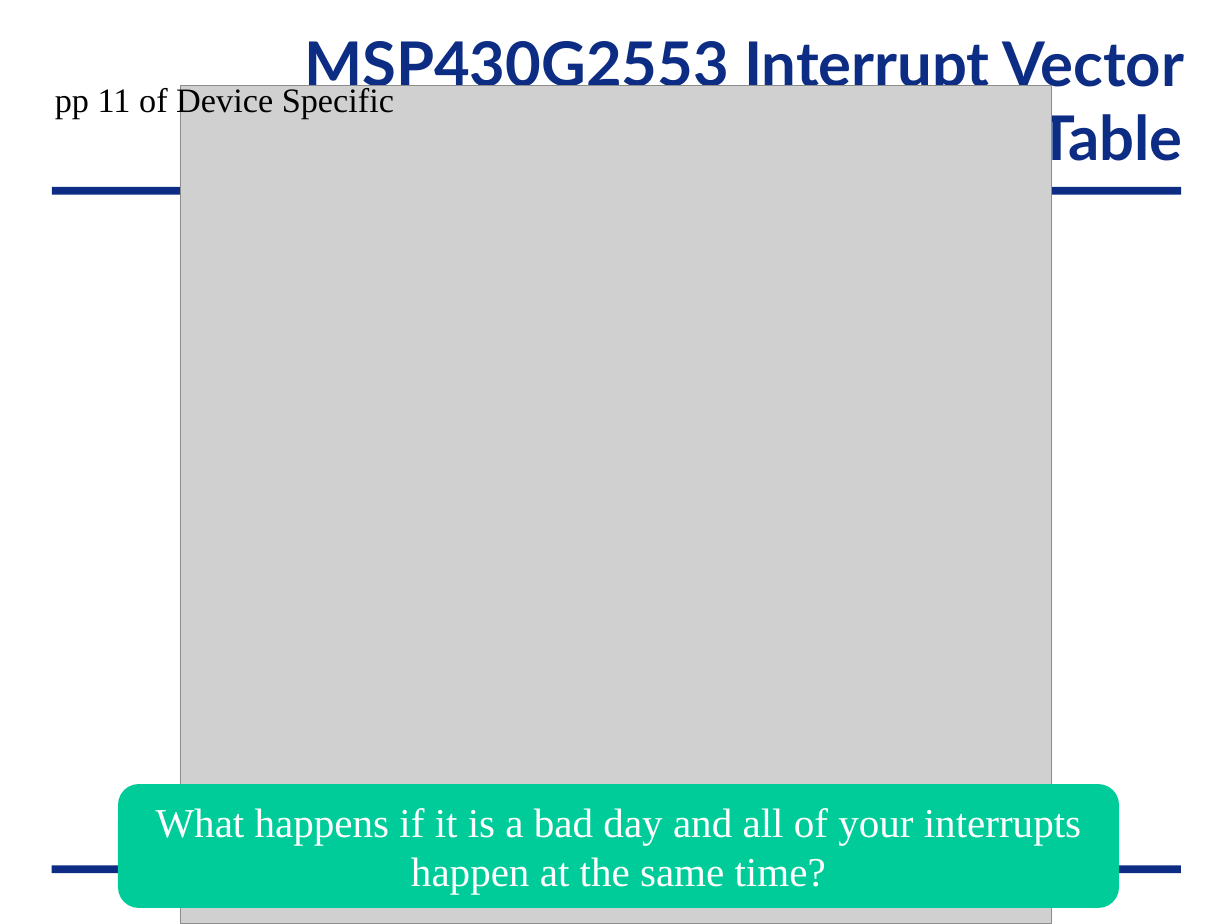
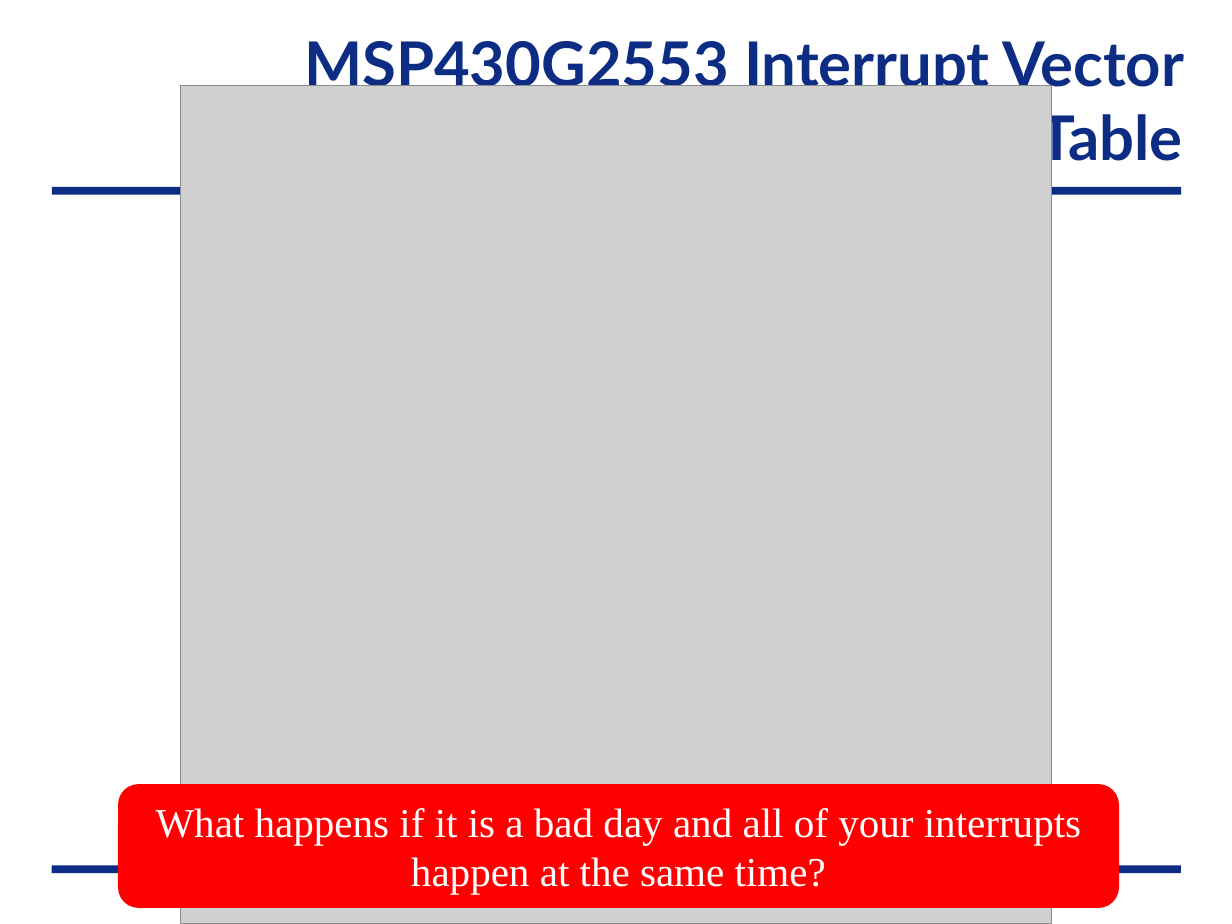
Before and after one commit to MarsUniversity/ECE382, a slide deck: slide 15 of source/lessons/lsn29/Lsn29.pptx. Drawn at 1232x924 pixels with LibreOffice and Linux fonts; fonts in the diff are those of the drawing; grey boxes stand for pictures; background and template pictures are left out. Boxes give left, top, right and bottom in pixels: in the first picture for what was removed or moved away, otherwise in the second. Text is boxed around its words. In the diff, an @@ line names an element or a change of style, - is before the commit and + after.

```diff
--- a/source/lessons/lsn29/Lsn29.pptx
+++ b/source/lessons/lsn29/Lsn29.pptx
@@ text removed at <box>55,85,394,119</box> @@
-pp 11 of Device Specific
@@ rounded rectangle "What happens if it is ..." at <box>118,784,1119,908</box>: fill #00CC99 to #FF0000 @@
```
Also in this commit, not shown: 14 other slides changed, 8 other files.
